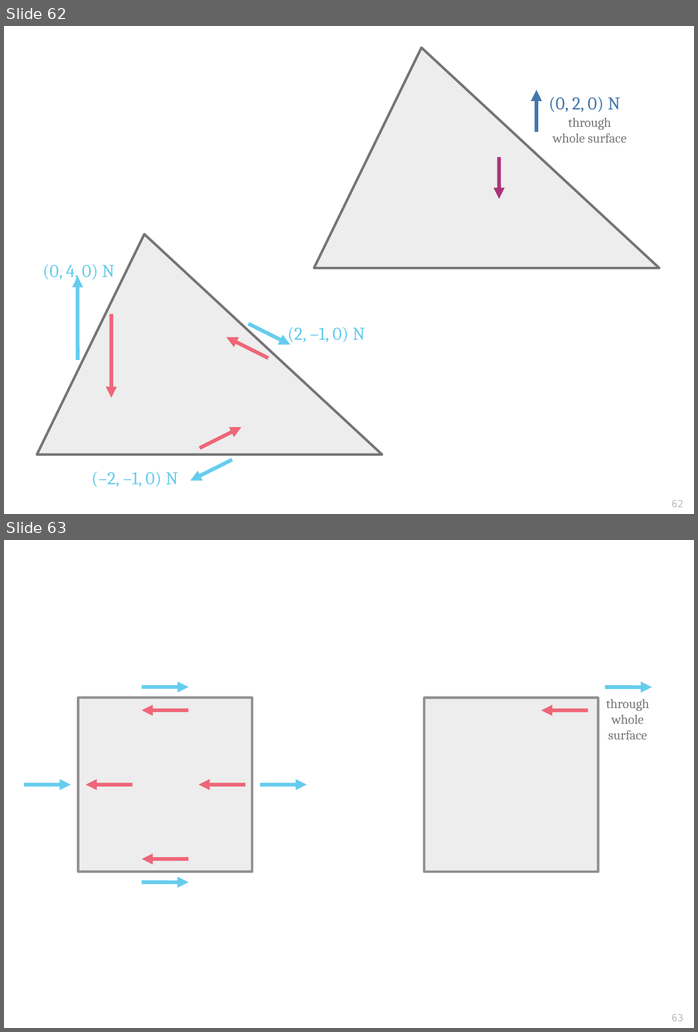
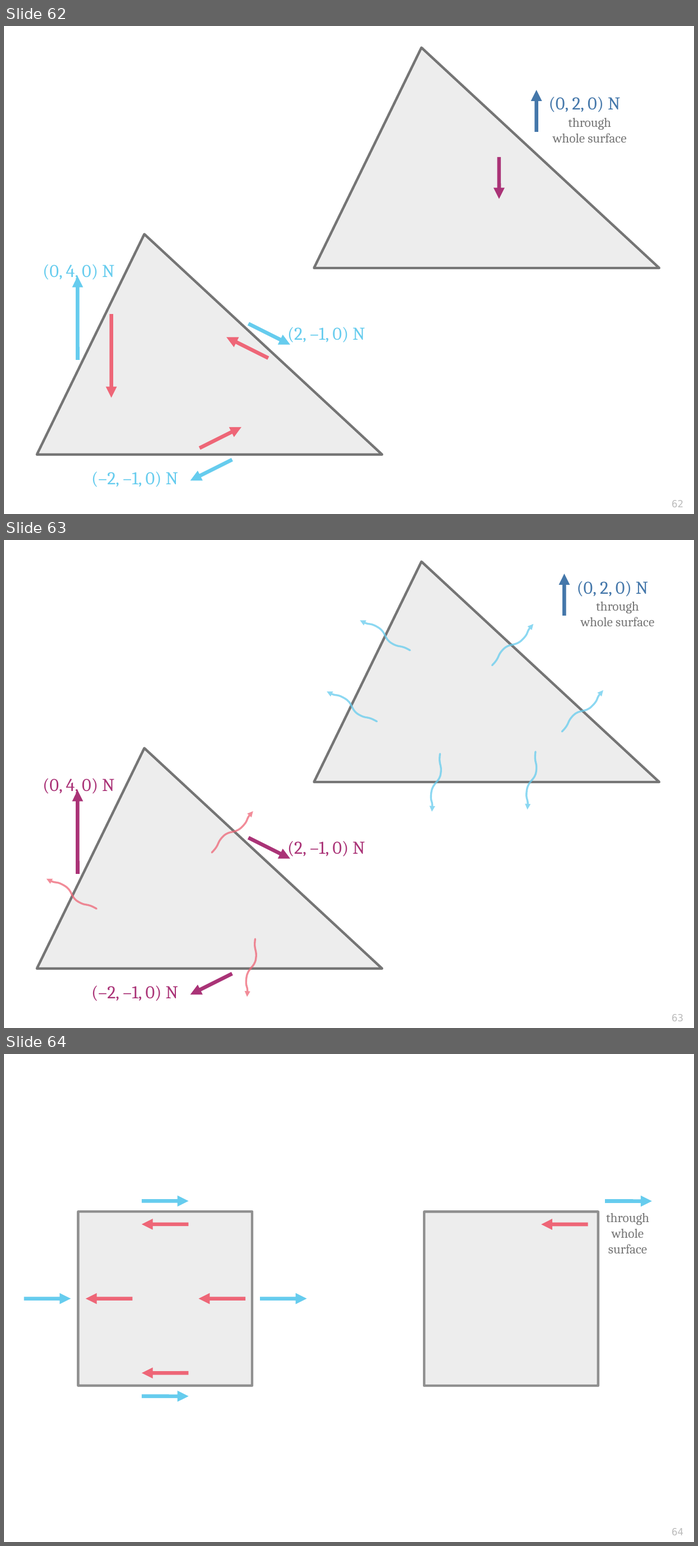
Before and after one commit to pglpm/7wonders, a slide deck: images/drawings.odp. Shown one above the other, each under a label of ours: slides 62 and 63 before the commit, slides 62, 63 and 64 after it. The pictures are 698x1032 and 698x1546 pixels, drawn with LibreOffice and Linux fonts; fonts in the diff are those of the drawing. Boxes give left, top, right and bottom in pixels: in the first picture for what was removed or moved away, otherwise in the second. Text is boxed around its words. In the diff, an @@ line names an element or a change of style, - is before the commit and + after.

```diff
--- a/images/drawings.odp
+++ b/images/drawings.odp
@@ slide 63 added at <box>4,540,694,1028</box>, background #FFFFFF; not listed: 1 template element that a slide beside it also shows @@
@@ triangle added at <box>314,562,659,782</box>, fill #BBBBBB at 25% opacity, outline #555555 3 pt @@
@@ arrow added from (564, 616) to (564, 574), #4477AA 4.51 pt @@
@@ text added at <box>577,581,648,597</box>, 22 pt, text #4477AA @@
+(0, 2, 0) N
@@ text added at <box>581,602,654,626</box>, 16 pt, text #777777 @@
+through
+whole surface
@@ freeform shape added at <box>360,620,410,650</box>, outline #66CCEE 2.3 pt @@
@@ freeform shape added at <box>492,624,533,665</box>, outline #66CCEE 2.3 pt @@
@@ freeform shape added at <box>562,691,603,732</box>, outline #66CCEE 2.3 pt @@
@@ freeform shape added at <box>327,692,377,722</box>, outline #66CCEE 2.3 pt @@
@@ triangle added at <box>37,748,383,968</box>, fill #BBBBBB at 25% opacity, outline #555555 3 pt @@
@@ freeform shape added at <box>431,754,441,812</box>, outline #66CCEE 2.3 pt @@
@@ freeform shape added at <box>526,752,537,810</box>, outline #66CCEE 2.3 pt @@
@@ text added at <box>43,778,114,795</box>, 22 pt, text #AA3377 @@
+(0, 4, 0) N
@@ arrow added from (78, 874) to (78, 790), #AA3377 4.51 pt @@
@@ freeform shape added at <box>212,811,253,852</box>, outline #EE6677 2.3 pt @@
@@ arrow added from (248, 837) to (290, 859), #AA3377 4.51 pt @@
@@ text added at <box>287,841,365,858</box>, 22 pt, text #AA3377 @@
+(2, –1, 0) N
@@ freeform shape added at <box>47,879,96,909</box>, outline #EE6677 2.3 pt @@
@@ freeform shape added at <box>246,939,256,997</box>, outline #EE6677 2.3 pt @@
@@ arrow added from (232, 974) to (190, 994), #AA3377 4.51 pt @@
@@ text added at <box>91,985,178,1001</box>, 22 pt, text #AA3377 @@
+(–2, –1, 0) N
@@ what was slide 63 is now slide 64 @@
@@ page number at <box>672,1528,683,1535</box>: text changed @@
-63
+64
```
Also in this commit, not shown: 3 slides changed, 2 other slides added, 16 other files.
